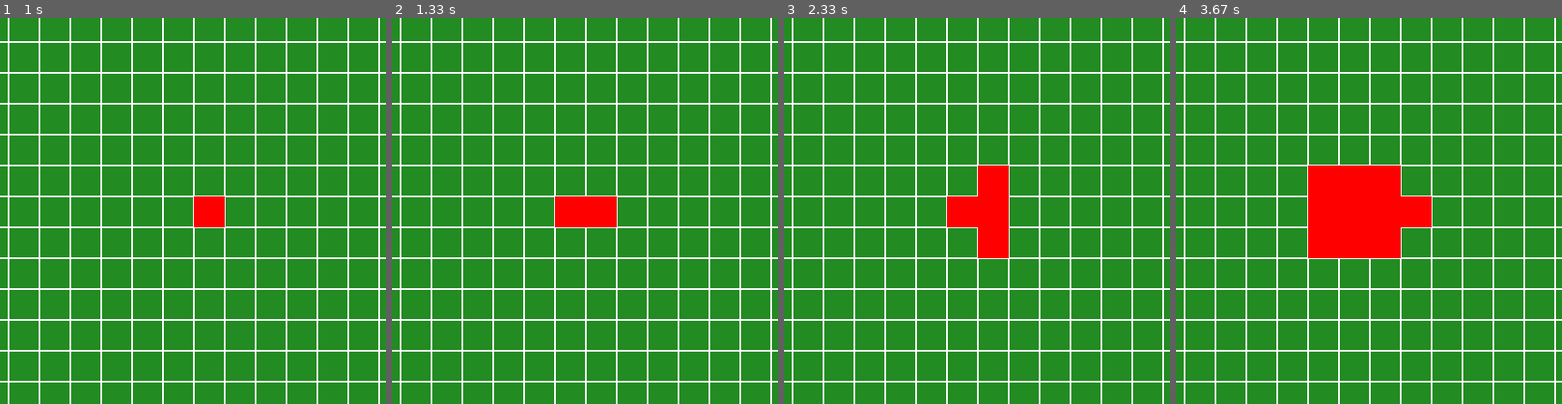
Above: before the commit, frames 1-4 (left to right).
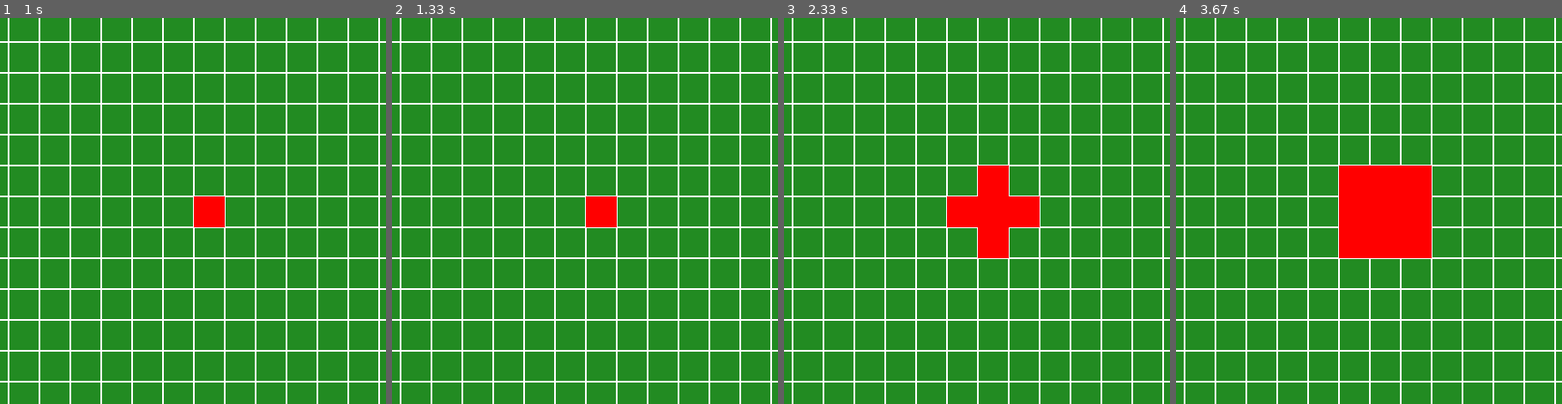
Above: after the commit, the same moments.

Repository: markus-brln/BachelorThesisForestFireControl
Game: pygame game, started from gui/main.py
Same seed, same stepped clock (60 frames per second), same inputs: the game is played once before the commit and once after it.
Inputs (mouse positions are % of the whole screen's width and height, from its top left):
- Up to frame 1 (1 s): tap Space at 0.33, 0.73 s; move the mouse to (54, 62) at 0.7 s
- Up to frame 2 (1.33 s): tap Space at 1.07 s; move the mouse to (17, 81) at 1.23 s
- Up to frame 3 (2.33 s): click (17, 81) at 1.55 s; move the mouse to (59, 24) at 2.03 s; tap Space at 2.07 s
- Up to frame 4 (3.67 s): move the mouse to (41, 14) at 2.73 s; tap Space at 2.77, 3.62 s; move the mouse to (21, 30) at 3.58 s
The pictures show only the part of the screen within x 23-73%, y 25-75%; the shares and areas given below are measured in that part.

Frame 1 is identical in both runs. In frame 2, 0.6% of the frame differs, in the area x 42-51%, y 46-55%; in frame 3, 0.6%; in frame 4, 3.2%, in the area x 34-67%, y 38-63%.

Commit message:
faster gui

Diff:
--- a/gui/Model/direction.py
+++ b/gui/Model/direction.py
@@ -16,7 +16,7 @@
   @staticmethod
   def find(coming_from, going_to):
     if coming_from == going_to:
-      return Direction.NONE
+      return Direction.GO_NONE
 
     delta_x = going_to[0] - coming_from[0]
     delta_y = going_to[1] - coming_from[1]
--- a/gui/Model/environment.py
+++ b/gui/Model/environment.py
@@ -209,7 +209,6 @@
 
 
   ## State changes
-  ## TODO: determine waypoint changes
   ## Call from Node
   def node_state_change(self, node: Node):
     if node.state == NodeState.ON_FIRE:
--- a/gui/main.py
+++ b/gui/main.py
@@ -24,7 +24,7 @@
 
 
   # Initialization
-  environment = Model(size, nr_of_agents, firesize, wind_dir=Direction.WEST)   ## Initialize Environment
+  environment = Model(size, nr_of_agents, firesize, wind_dir=Direction.NONE)   ## Initialize Environment
   view = View(environment, block_size_in_pixels)  ## Start View
   controller = Controller(environment, view)      ## Initialize Controller with model and view
 
